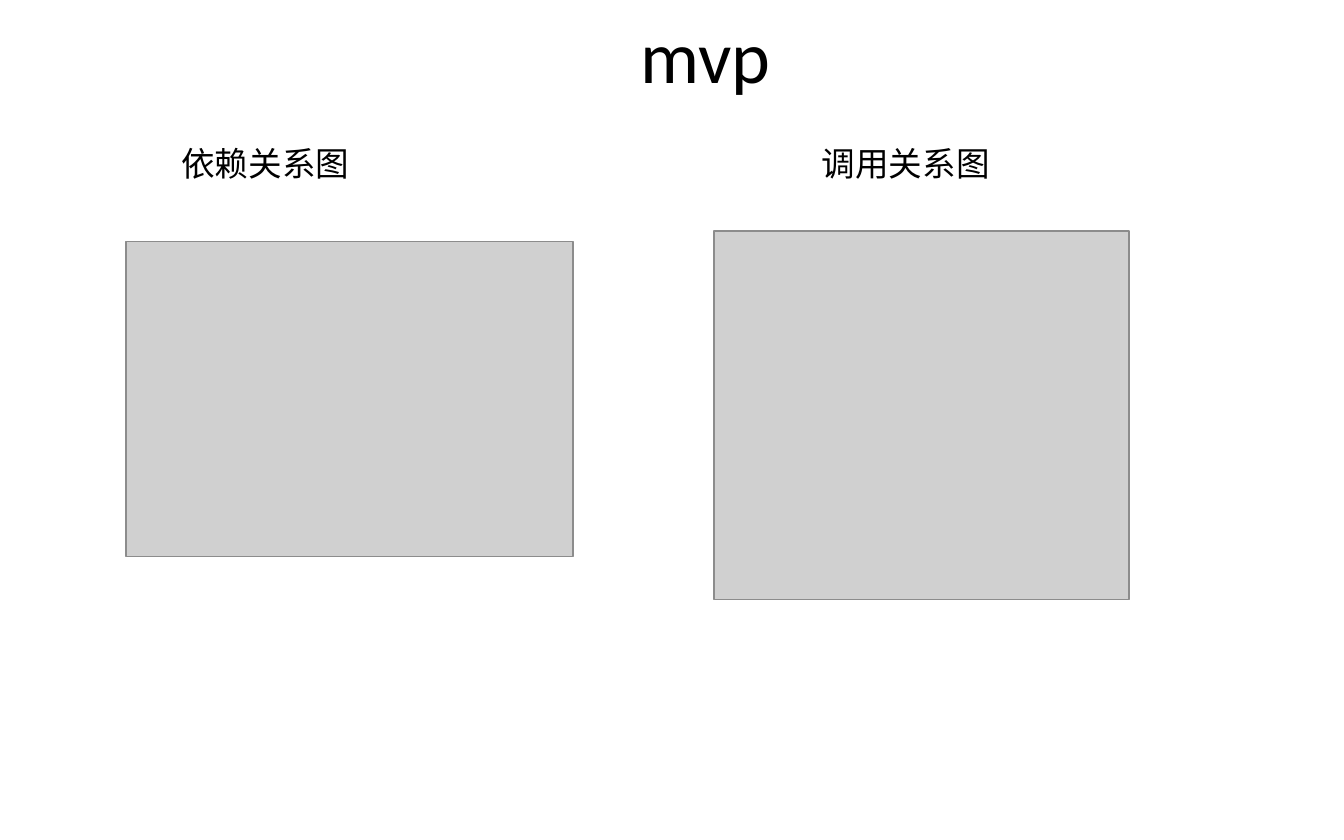
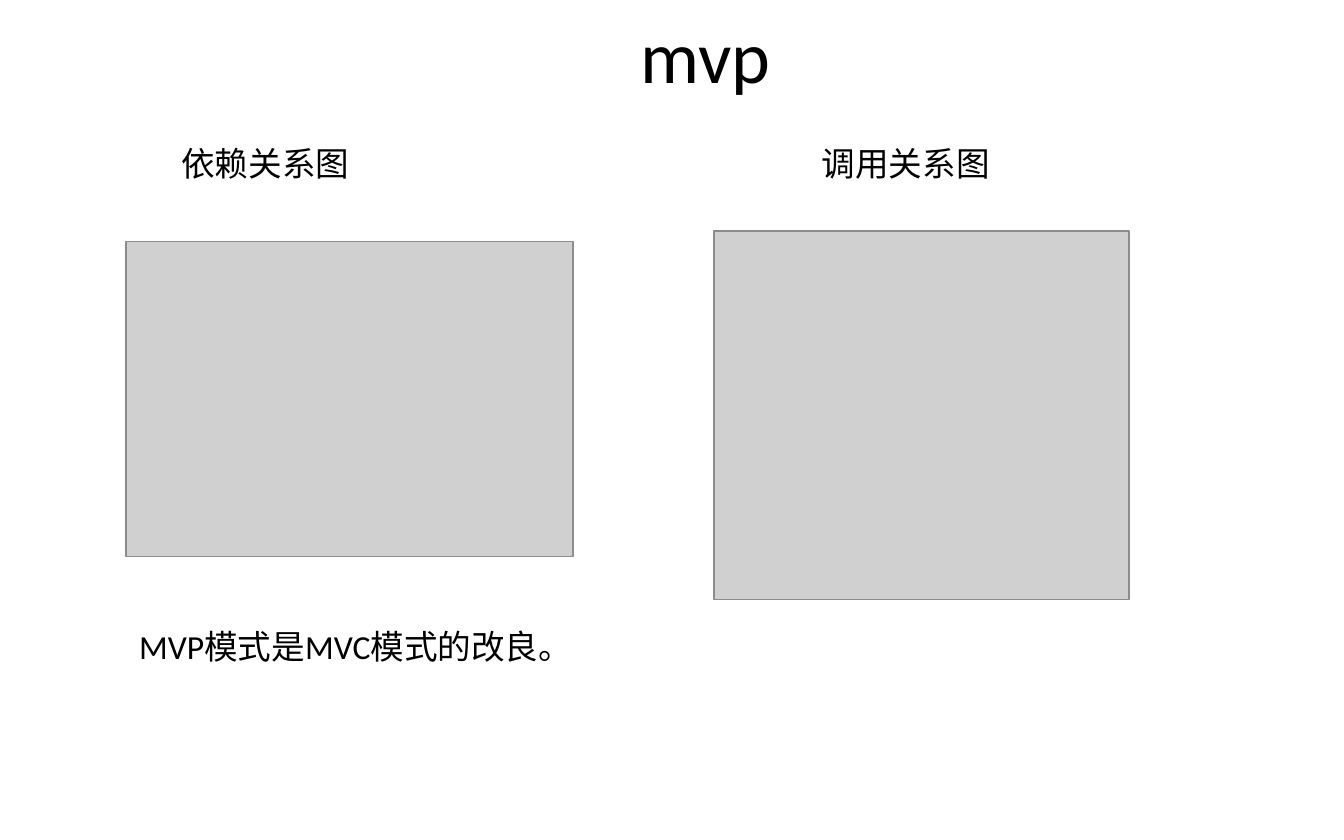
Before and after one commit to fastCreator/mvc-mvp, a slide deck: slide 5 of 竞网ppt模板.pptx. Drawn at 1344x840 pixels with LibreOffice and Linux fonts; fonts in the diff are those of the drawing; grey boxes stand for pictures; background and template pictures are left out. Boxes give left, top, right and bottom in pixels: in the first picture for what was removed or moved away, otherwise in the second. Text is boxed around its words. In the diff, an @@ line names an element or a change of style, - is before the commit and + after.

```diff
--- a/竞网ppt模板.pptx
+++ b/竞网ppt模板.pptx
@@ text added at <box>139,632,572,662</box>, 18 pt, text #000000 @@
+MVP模式是MVC模式的改良。
```
Also in this commit, not shown: 4 other slides changed, 1 slide added, 4 other files.
